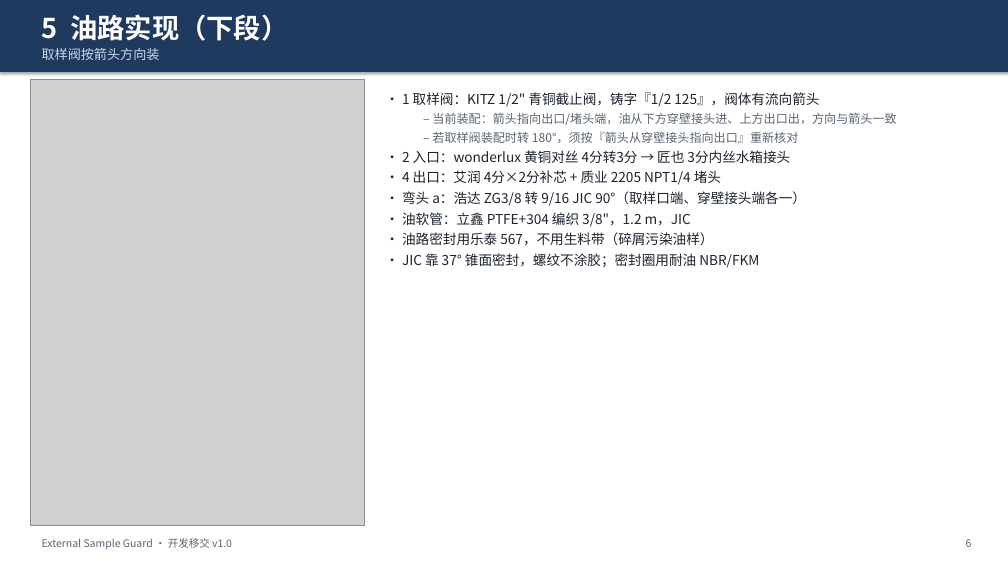
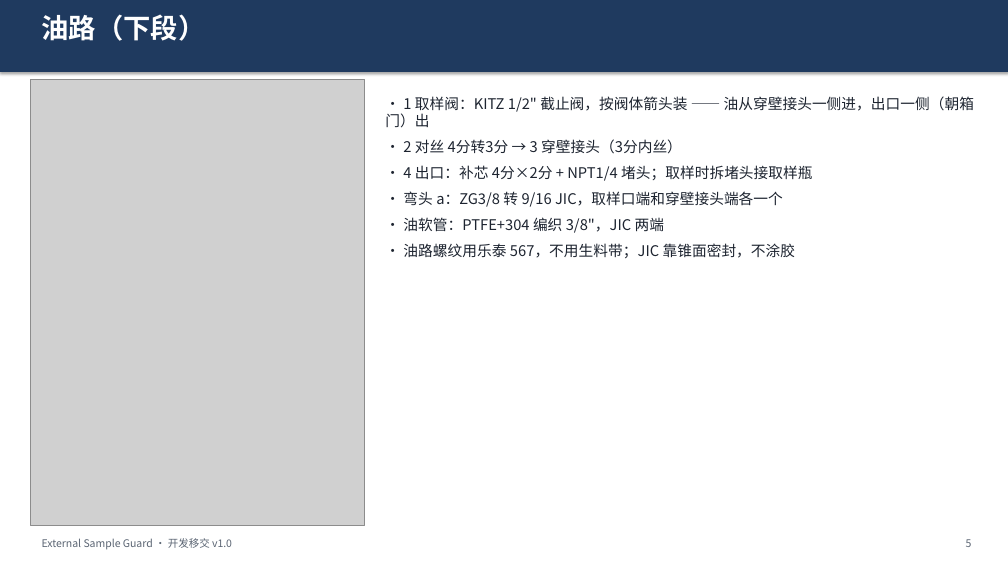
Before and after one commit to keenkid2010/claude_v1, a slide deck: slide 5 of sample_guard/Sample_Guard_开发移交.pptx (slide 6 before the commit). Drawn at 1008x567 pixels with LibreOffice and Linux fonts; fonts in the diff are those of the drawing; grey boxes stand for pictures. Boxes give left, top, right and bottom in pixels: in the first picture for what was removed or moved away, otherwise in the second. Text is boxed around its words. In the diff, an @@ line names an element or a change of style, - is before the commit and + after.

```diff
--- a/sample_guard/Sample_Guard_开发移交.pptx
+++ b/sample_guard/Sample_Guard_开发移交.pptx
@@ text at (x1=42, y1=14, x2=206, y2=41): text changed @@
-5 油路实现（下段）
+油路（下段）
@@ text removed at (x1=42, y1=48, x2=160, y2=60) @@
-取样阀按箭头方向装
@@ text at (x1=385, y1=96, x2=974, y2=258): text changed; size 13 to 14 pt @@
-• 1 取样阀：KITZ 1/2" 青铜截止阀，铸字『1/2 125』，阀体有流向箭头
-  – 当前装配：箭头指向出口/堵头端，油从下方穿壁接头进、上方出口出，方向与箭头一致
-  – 若取样阀装配时转 180°，须按『箭头从穿壁接头指向出口』重新核对
-• 2 入口：wonderlux 黄铜对丝 4分转3分 → 匠也 3分内丝水箱接头
-• 4 出口：艾润 4分×2分补芯 + 质业 2205 NPT1/4 堵头
-• 弯头 a：浩达 ZG3/8 转 9/16 JIC 90°（取样口端、穿壁接头端各一）
-• 油软管：立鑫 PTFE+304 编织 3/8"，1.2 m，JIC
-• 油路密封用乐泰 567，不用生料带（碎屑污染油样）
-• JIC 靠 37° 锥面密封，螺纹不涂胶；密封圈用耐油 NBR/FKM
+• 1 取样阀：KITZ 1/2" 截止阀，按阀体箭头装 —— 油从穿壁接头一侧进，出口一侧（朝箱门）出
+• 2 对丝 4分转3分 → 3 穿壁接头（3分内丝）
+• 4 出口：补芯 4分×2分 + NPT1/4 堵头；取样时拆堵头接取样瓶
+• 弯头 a：ZG3/8 转 9/16 JIC，取样口端和穿壁接头端各一个
+• 油软管：PTFE+304 编织 3/8"，JIC 两端
+• 油路螺纹用乐泰 567，不用生料带；JIC 靠锥面密封，不涂胶
@@ text at (x1=966, y1=539, x2=972, y2=547): text changed @@
-6
+5
```
Also in this commit, not shown: 9 other slides changed, 10 slides removed, 6 other files.
